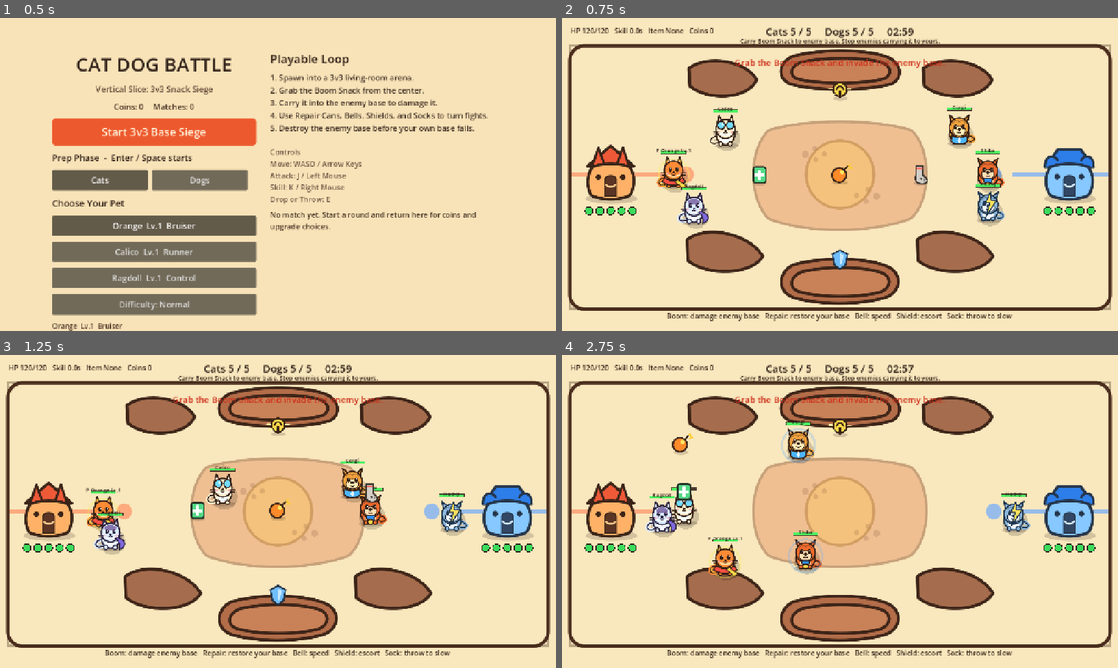
Above: before the commit, frames 1-4 (two rows, left to right).
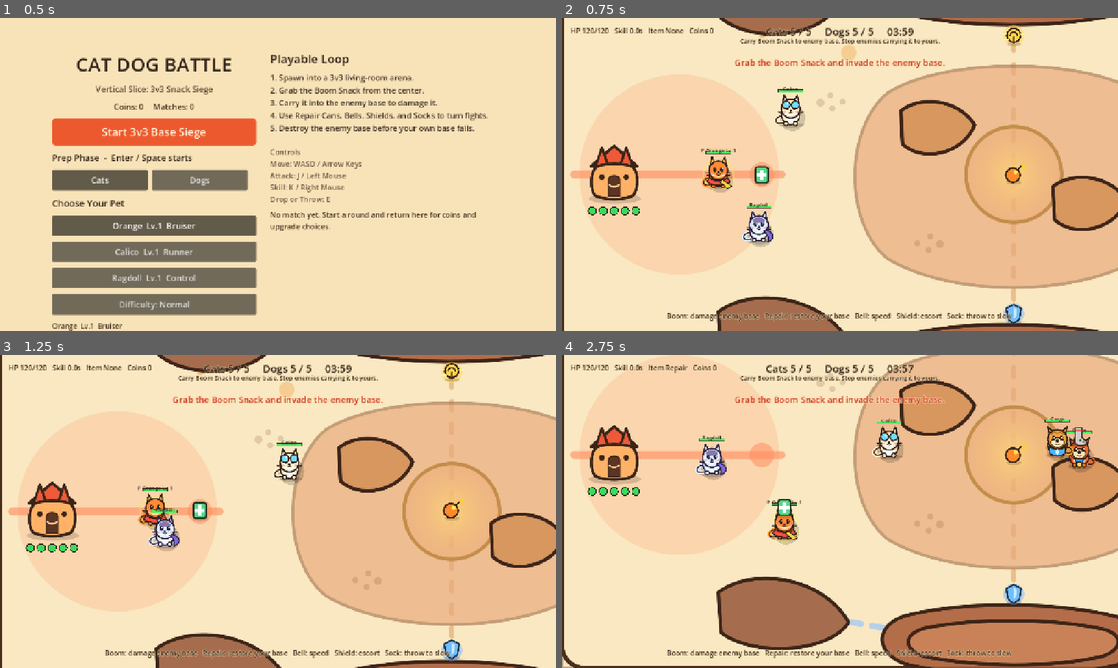
Above: after the commit, the same moments.

Repository: WD-rich/cat_dog_battle
Game: Godot game, scene res://scenes/Main.tscn
Same seed, same stepped clock (60 frames per second), same inputs: the game is played once before the commit and once after it.
Inputs (mouse positions are in pixels of both pictures, inside the frame that each line leads up to):
- Up to frame 1 (0.5 s): no input
- Up to frame 2 (0.75 s): click "Start 3v3 Base Siege" at 0.5 s
- Up to frame 3 (1.25 s): no input
- Up to frame 4 (2.75 s): tap Enter at 1.25 s; move the mouse to (962, 495) at 1.27 s; hold D 1.28-2.03 s; hold Enter 1.28-2.03 s; click (962, 495) at 1.42 s; tap Space at 1.52, 2.27 s; move the mouse to (728, 527) at 2.02 s; hold S from 2.03 s (still down); tap J at 2.1 s

Frame 1 is identical in both runs. In frame 2, 53% of the frame differs, in the area x 0-100%, y 0-100%; in frame 3, 52%; in frame 4, 61%.

Commit message:
Expand arena into a scrolling map

Diff:
--- a/assets/visuals/arena_living_room.svg
+++ b/assets/visuals/arena_living_room.svg
@@ -1,39 +1,65 @@
 <?xml version="1.0" encoding="UTF-8"?>
-<svg xmlns="http://www.w3.org/2000/svg" width="1280" height="720" viewBox="0 0 1280 720">
+<svg xmlns="http://www.w3.org/2000/svg" width="2200" height="1240" viewBox="0 0 2200 1240">
   <defs>
-    <pattern id="floor" width="84" height="84" patternUnits="userSpaceOnUse">
-      <rect width="84" height="84" fill="#f8e3b5"/>
-      <path d="M0 84 L84 0" stroke="#e6c98f" stroke-width="2" opacity=".35"/>
+    <pattern id="floor" width="96" height="96" patternUnits="userSpaceOnUse">
+      <rect width="96" height="96" fill="#f8e3b5"/>
+      <path d="M0 96 L96 0" stroke="#e3c48a" stroke-width="2" opacity=".32"/>
+      <path d="M48 0 V96" stroke="#efd59e" stroke-width="1" opacity=".35"/>
     </pattern>
+    <radialGradient id="centerGlow" cx="50%" cy="50%" r="58%">
+      <stop offset="0%" stop-color="#ffd878" stop-opacity=".9"/>
+      <stop offset="100%" stop-color="#eaa06f" stop-opacity=".35"/>
+    </radialGradient>
   </defs>
-  <rect width="1280" height="720" fill="#f9e7bd"/>
-  <rect x="18" y="64" width="1244" height="606" rx="34" fill="url(#floor)" stroke="#4b2d1d" stroke-width="8"/>
-  <path d="M476 258 C560 232 720 232 804 258 C852 300 850 424 802 462 C710 496 564 496 476 462 C430 418 428 304 476 258Z" fill="#e9a778" opacity=".62" stroke="#a87751" stroke-width="6"/>
-  <circle cx="640" cy="360" r="78" fill="#f8c56f" opacity=".58" stroke="#bd8740" stroke-width="6"/>
-  <g stroke="#3d2418" stroke-width="7" stroke-linejoin="round">
-    <path d="M532 88 C600 70 706 72 752 91 C780 104 787 136 760 151 C702 169 574 168 524 151 C493 137 500 100 532 88Z" fill="#b36d49"/>
-    <path d="M550 102 C608 89 698 90 738 103 C758 111 761 132 740 140 C688 153 594 153 542 140 C521 132 526 111 550 102Z" fill="#c98258"/>
-    <path d="M532 568 C602 548 706 551 752 573 C782 589 782 624 750 641 C688 662 586 660 530 642 C494 626 498 585 532 568Z" fill="#b36d49"/>
-    <path d="M552 584 C610 570 696 572 736 586 C760 596 758 620 734 630 C684 644 596 644 544 629 C520 619 526 594 552 584Z" fill="#c98258"/>
-    <path d="M292 116 C334 84 424 98 448 142 C428 188 334 191 294 156Z" fill="#a56d4d"/>
-    <path d="M832 116 C876 84 966 98 990 142 C970 188 876 191 834 156Z" fill="#a56d4d"/>
-    <path d="M288 510 C330 476 430 494 462 548 C438 592 332 594 290 558Z" fill="#a56d4d"/>
-    <path d="M818 510 C860 476 960 494 992 548 C968 592 862 594 820 558Z" fill="#a56d4d"/>
+
+  <rect width="2200" height="1240" fill="#f9e8c1"/>
+  <rect x="60" y="110" width="2080" height="1000" rx="52" fill="url(#floor)" stroke="#4b2d1d" stroke-width="10"/>
+
+  <g opacity=".62" fill="none" stroke-linecap="round">
+    <path d="M88 620 H565" stroke="#ff8e61" stroke-width="18"/>
+    <path d="M1635 620 H2112" stroke="#69a8ff" stroke-width="18"/>
+    <path d="M520 300 C780 170 1420 170 1680 300" stroke="#f4b65f" stroke-width="14" stroke-dasharray="38 26"/>
+    <path d="M520 940 C780 1070 1420 1070 1680 940" stroke="#8ec2ff" stroke-width="14" stroke-dasharray="38 26"/>
+    <path d="M1100 210 V1030" stroke="#e0a66b" stroke-width="10" stroke-dasharray="22 30"/>
   </g>
-  <g opacity=".68">
-    <path d="M22 360 H244" stroke="#ff8e61" stroke-width="10"/>
-    <path d="M1036 360 H1258" stroke="#69a8ff" stroke-width="10"/>
-    <circle cx="286" cy="360" r="18" fill="#ff8e61"/>
-    <circle cx="994" cy="360" r="18" fill="#69a8ff"/>
+
+  <g opacity=".20">
+    <circle cx="330" cy="620" r="230" fill="#ff8e61"/>
+    <circle cx="1870" cy="620" r="230" fill="#69a8ff"/>
   </g>
+
+  <path d="M810 432 C940 350 1260 350 1390 432 C1490 514 1488 732 1388 814 C1240 902 958 902 810 814 C708 732 710 514 810 432Z" fill="#e9a778" opacity=".66" stroke="#a87751" stroke-width="7"/>
+  <circle cx="1100" cy="620" r="110" fill="url(#centerGlow)" stroke="#bd8740" stroke-width="8" opacity=".88"/>
+
+  <g stroke="#3d2418" stroke-width="8" stroke-linejoin="round">
+    <path d="M852 142 C990 108 1216 110 1344 146 C1408 166 1418 220 1358 247 C1210 286 976 284 842 248 C780 224 786 164 852 142Z" fill="#b36d49"/>
+    <path d="M890 166 C1018 142 1196 144 1310 168 C1354 180 1356 213 1310 228 C1186 255 1018 255 892 228 C846 212 846 180 890 166Z" fill="#c98258"/>
+
+    <path d="M850 990 C990 954 1216 958 1348 995 C1416 1015 1416 1072 1348 1100 C1214 1137 984 1135 848 1100 C778 1073 782 1011 850 990Z" fill="#b36d49"/>
+    <path d="M896 1018 C1018 994 1190 996 1304 1020 C1354 1032 1352 1068 1302 1084 C1184 1110 1018 1108 896 1084 C844 1068 844 1032 896 1018Z" fill="#c98258"/>
+
+    <path d="M420 184 C496 126 638 146 690 236 C646 306 498 318 426 260Z" fill="#a56d4d"/>
+    <path d="M1510 184 C1588 126 1730 146 1780 236 C1738 306 1588 318 1516 260Z" fill="#a56d4d"/>
+    <path d="M420 936 C500 876 660 900 720 1005 C672 1078 496 1084 426 1028Z" fill="#a56d4d"/>
+    <path d="M1480 936 C1560 876 1720 900 1780 1005 C1732 1078 1556 1084 1486 1028Z" fill="#a56d4d"/>
+
+    <path d="M840 474 C884 438 972 446 1010 506 C984 572 892 594 844 550Z" fill="#d7975f"/>
+    <path d="M1190 648 C1234 612 1322 620 1360 680 C1334 746 1242 768 1194 724Z" fill="#d7975f"/>
+  </g>
+
   <g fill="#8a5a3b" opacity=".22">
-    <circle cx="560" cy="314" r="8"/>
-    <circle cx="582" cy="300" r="6"/>
-    <circle cx="584" cy="326" r="6"/>
-    <circle cx="604" cy="313" r="6"/>
-    <circle cx="724" cy="410" r="8"/>
-    <circle cx="704" cy="394" r="6"/>
-    <circle cx="700" cy="422" r="6"/>
-    <circle cx="678" cy="408" r="6"/>
+    <circle cx="655" cy="455" r="9"/><circle cx="678" cy="438" r="7"/><circle cx="682" cy="468" r="7"/><circle cx="706" cy="453" r="7"/>
+    <circle cx="930" cy="780" r="9"/><circle cx="908" cy="762" r="7"/><circle cx="904" cy="794" r="7"/><circle cx="878" cy="778" r="7"/>
+    <circle cx="1450" cy="470" r="9"/><circle cx="1426" cy="452" r="7"/><circle cx="1422" cy="484" r="7"/><circle cx="1396" cy="468" r="7"/>
+    <circle cx="1568" cy="810" r="9"/><circle cx="1590" cy="792" r="7"/><circle cx="1594" cy="824" r="7"/><circle cx="1620" cy="808" r="7"/>
+  </g>
+
+  <g opacity=".55">
+    <circle cx="520" cy="620" r="28" fill="#ff8e61"/>
+    <circle cx="1680" cy="620" r="28" fill="#69a8ff"/>
+    <circle cx="1100" cy="300" r="24" fill="#ffd85a"/>
+    <circle cx="1100" cy="940" r="24" fill="#7db7ff"/>
+    <circle cx="720" cy="340" r="18" fill="#f2b66d"/>
+    <circle cx="1480" cy="900" r="18" fill="#f2b66d"/>
   </g>
 </svg>
--- a/scripts/Battle.gd
+++ b/scripts/Battle.gd
@@ -6,37 +6,44 @@
 const GameDataScript := preload("res://scripts/GameData.gd")
 const ARENA_TEXTURE := preload("res://assets/visuals/arena_living_room.svg")
 
-const MAP_RECT := Rect2(18, 64, 1244, 606)
-const CAT_BASE_POS := Vector2(112, 360)
-const DOG_BASE_POS := Vector2(1168, 360)
+const WORLD_SIZE := Vector2(2200, 1240)
+const MAP_RECT := Rect2(60, 110, 2080, 1000)
+const CENTER_POS := Vector2(1100, 620)
+const CAT_BASE_POS := Vector2(180, 620)
+const DOG_BASE_POS := Vector2(2020, 620)
 
 var pets: Array = []
 var items: Array = []
 var bases := {}
 var obstacle_rects: Array[Rect2] = []
 var aux_spawn_points := [
-	Vector2(640, 165),
-	Vector2(640, 555),
-	Vector2(330, 205),
-	Vector2(950, 205),
-	Vector2(330, 515),
-	Vector2(950, 515),
-	Vector2(455, 360),
-	Vector2(825, 360),
+	Vector2(1100, 300),
+	Vector2(1100, 940),
+	Vector2(720, 340),
+	Vector2(1480, 340),
+	Vector2(720, 900),
+	Vector2(1480, 900),
+	Vector2(520, 620),
+	Vector2(1680, 620),
+	Vector2(920, 500),
+	Vector2(1280, 740),
+	Vector2(360, 330),
+	Vector2(1840, 910),
 ]
 
 var player_pet: Node = null
 var player_team := "cat"
 var enemy_team := "dog"
 var match_over := false
-var match_time_limit := 180.0
-var match_time_left := 180.0
+var match_time_limit := 240.0
+var match_time_left := 240.0
 var boom_respawn_timer := 0.0
 var aux_spawn_timer := 4.0
 var elapsed := 0.0
 var last_event := ""
 var event_timer := 0.0
 var rng := RandomNumberGenerator.new()
+var camera: Camera2D
 
 var hud_layer: CanvasLayer
 var score_label: Label
@@ -66,12 +73,13 @@
 	_create_map()
 	_create_bases()
 	_create_pets()
+	_create_camera()
 	_create_hud()
-	_spawn_item("boom", Vector2(640, 360))
-	_spawn_item("repair", Vector2(455, 360))
-	_spawn_item("shield", Vector2(640, 555))
-	_spawn_item("speed", Vector2(640, 165))
-	_spawn_item("sock", Vector2(825, 360))
+	_spawn_item("boom", CENTER_POS)
+	_spawn_item("repair", Vector2(520, 620))
+	_spawn_item("shield", Vector2(1100, 940))
+	_spawn_item("speed", Vector2(1100, 300))
+	_spawn_item("sock", Vector2(1680, 620))
 	_show_event("Grab the Boom Snack and invade the enemy base.")
 	update_hud()
 
@@ -90,6 +98,7 @@
 		_finish_by_time()
 		return
 	_handle_player_input()
+	_update_camera(delta)
 	for pet in pets:
 		if pet != player_pet:
 			_drive_ai(pet, delta)
@@ -105,16 +114,16 @@
 
 func _draw() -> void:
 	if ARENA_TEXTURE != null:
-		draw_texture_rect(ARENA_TEXTURE, Rect2(Vector2.ZERO, Vector2(1280, 720)), false)
+		draw_texture_rect(ARENA_TEXTURE, Rect2(Vector2.ZERO, WORLD_SIZE), false)
 		draw_rect(MAP_RECT, Color(0.26, 0.17, 0.11, 0.35), false, 5.0)
 	else:
-		_draw_filled_rect(Rect2(Vector2.ZERO, Vector2(1280, 720)), Color(0.99, 0.93, 0.78))
+		_draw_filled_rect(Rect2(Vector2.ZERO, WORLD_SIZE), Color(0.99, 0.93, 0.78))
 		_draw_filled_rect(MAP_RECT, Color(0.94, 0.84, 0.65))
 		draw_rect(MAP_RECT, Color(0.26, 0.17, 0.11), false, 5.0)
-		_draw_filled_rect(Rect2(Vector2(438, 242), Vector2(404, 236)), Color(0.86, 0.58, 0.45, 0.46))
-		draw_rect(Rect2(Vector2(438, 242), Vector2(404, 236)), Color(0.51, 0.30, 0.22), false, 3.0)
-		draw_circle(Vector2(640, 360), 56, Color(1.0, 0.82, 0.32, 0.22))
-		draw_circle(Vector2(640, 360), 56, Color(0.63, 0.43, 0.14, 0.55), false, 3.0)
+		_draw_filled_rect(Rect2(Vector2(820, 440), Vector2(560, 360)), Color(0.86, 0.58, 0.45, 0.46))
+		draw_rect(Rect2(Vector2(820, 440), Vector2(560, 360)), Color(0.51, 0.30, 0.22), false, 3.0)
+		draw_circle(CENTER_POS, 80, Color(1.0, 0.82, 0.32, 0.22))
+		draw_circle(CENTER_POS, 80, Color(0.63, 0.43, 0.14, 0.55), false, 3.0)
 
 		for rect in obstacle_rects:
 			_draw_filled_rect(rect, Color(0.64, 0.40, 0.28))
@@ -124,12 +133,14 @@
 
 func _create_map() -> void:
 	obstacle_rects = [
-		Rect2(Vector2(286, 112), Vector2(168, 76)),
-		Rect2(Vector2(826, 112), Vector2(168, 76)),
-		Rect2(Vector2(286, 504), Vector2(176, 82)),
-		Rect2(Vector2(818, 504), Vector2(176, 82)),
-		Rect2(Vector2(502, 92), Vector2(276, 58)),
-		Rect2(Vector2(505, 578), Vector2(270, 56)),
+		Rect2(Vector2(420, 180), Vector2(270, 120)),
+		Rect2(Vector2(1510, 180), Vector2(270, 120)),
+		Rect2(Vector2(420, 935), Vector2(300, 130)),
+		Rect2(Vector2(1480, 935), Vector2(300, 130)),
+		Rect2(Vector2(820, 145), Vector2(560, 105)),
+		Rect2(Vector2(820, 990), Vector2(560, 105)),
+		Rect2(Vector2(840, 470), Vector2(170, 125)),
+		Rect2(Vector2(1190, 645), Vector2(170, 125)),
 	]
 
 	for rect in obstacle_rects:
@@ -161,8 +172,8 @@
 func _create_pets() -> void:
 	var cat_keys := _team_lineup("cat")
 	var dog_keys := _team_lineup("dog")
-	_create_team("cat", cat_keys, CAT_BASE_POS + Vector2(145, 0))
-	_create_team("dog", dog_keys, DOG_BASE_POS + Vector2(-145, 0))
+	_create_team("cat", cat_keys, CAT_BASE_POS + Vector2(240, 0))
+	_create_team("dog", dog_keys, DOG_BASE_POS + Vector2(-240, 0))
 
 
 func _team_lineup(team: String) -> Array:
@@ -177,7 +188,7 @@
 
 func _create_team(team: String, keys: Array, center: Vector2) -> void:
 	var roles := ["striker", "escort", "defender"]
-	var offsets := [Vector2.ZERO, Vector2(74, -112), Vector2(74, 112)] if team == "cat" else [Vector2.ZERO, Vector2(-74, -112), Vector2(-74, 112)]
+	var offsets := [Vector2.ZERO, Vector2(120, -155), Vector2(120, 155)] if team == "cat" else [Vector2.ZERO, Vector2(-120, -155), Vector2(-120, 155)]
 	for i in range(keys.size()):
 		var pet := PetScript.new()
 		var controlled := team == player_team and i == 0
@@ -193,6 +204,25 @@
 			player_pet = pet
 
 
+func _create_camera() -> void:
+	camera = Camera2D.new()
+	camera.enabled = true
+	camera.limit_left = int(MAP_RECT.position.x)
+	camera.limit_top = int(MAP_RECT.position.y)
+	camera.limit_right = int(MAP_RECT.end.x)
+	camera.limit_bottom = int(MAP_RECT.end.y)
+	camera.position = player_pet.global_position if player_pet != null else CENTER_POS
+	add_child(camera)
+	camera.make_current()
+
+
+func _update_camera(delta: float) -> void:
+	if camera == null or player_pet == null:
+		return
+	var follow_speed = min(1.0, delta * 7.0)
+	camera.global_position = camera.global_position.lerp(player_pet.global_position, follow_speed)
+
+
 func _create_hud() -> void:
 	hud_layer = CanvasLayer.new()
 	add_child(hud_layer)
@@ -203,6 +233,8 @@
 	score_label.horizontal_alignment = HORIZONTAL_ALIGNMENT_CENTER
 	score_label.add_theme_font_size_override("font_size", 24)
 	score_label.add_theme_color_override("font_color", Color(0.15, 0.09, 0.06))
+	score_label.add_theme_color_override("font_outline_color", Color(0.99, 0.91, 0.72, 0.86))
+	score_label.add_theme_constant_override("outline_size", 4)
 	hud_layer.add_child(score_label)
 
 	status_label = Label.new()
@@ -211,6 +243,8 @@
 	status_label.horizontal_alignment = HORIZONTAL_ALIGNMENT_CENTER
 	status_label.add_theme_font_size_override("font_size", 16)
 	status_label.add_theme_color_override("font_color", Color(0.21, 0.14, 0.10))
+	status_label.add_theme_color_override("font_outline_color", Color(0.99, 0.91, 0.72, 0.86))
+	status_label.add_theme_constant_override("outline_size", 4)
 	hud_layer.add_child(status_label)
 
 	cooldown_label = Label.new()
@@ -218,6 +252,8 @@
 	cooldown_label.size = Vector2(390, 28)
 	cooldown_label.add_theme_font_size_override("font_size", 16)
 	cooldown_label.add_theme_color_override("font_color", Color(0.20, 0.13, 0.09))
+	cooldown_label.add_theme_color_override("font_outline_color", Color(0.99, 0.91, 0.72, 0.86))
+	cooldown_label.add_theme_constant_override("outline_size", 4)
 	hud_layer.add_child(cooldown_label)
 
 	objective_label = Label.new()
@@ -226,6 +262,8 @@
 	objective_label.horizontal_alignment = HORIZONTAL_ALIGNMENT_CENTER
 	objective_label.add_theme_font_size_override("font_size", 14)
 	objective_label.add_theme_color_override("font_color", Color(0.20, 0.13, 0.09))
+	objective_label.add_theme_color_override("font_outline_color", Color(0.99, 0.91, 0.72, 0.86))
+	objective_label.add_theme_constant_override("outline_size", 4)
 	hud_layer.add_child(objective_label)
 
 	event_label = Label.new()
@@ -234,6 +272,8 @@
 	event_label.horizontal_alignment = HORIZONTAL_ALIGNMENT_CENTER
 	event_label.add_theme_font_size_override("font_size", 20)
 	event_label.add_theme_color_override("font_color", Color(0.80, 0.18, 0.10))
+	event_label.add_theme_color_override("font_outline_color", Color(0.99, 0.91, 0.72, 0.92))
+	event_label.add_theme_constant_override("outline_size", 5)
 	hud_layer.add_child(event_label)
 
 	_create_touch_controls()
@@ -323,7 +363,7 @@
 	var enemy_carrier := _find_enemy_carrier(pet.team)
 	if enemy_carrier != null:
 		var danger_distance = enemy_carrier.global_position.distance_to(bases[pet.team].global_position)
-		if pet.role == "defender" or danger_distance < 470.0:
+		if pet.role == "defender" or danger_distance < 700.0:
 			return enemy_carrier.global_position
 
 	var allied_carrier := _find_allied_carrier(pet.team)
@@ -334,7 +374,7 @@
 		var repair := _closest_free_item(bases[pet.team].global_position, ["repair"])
 		if bases[pet.team].durability <= 3 and repair != null:
 			return repair.global_position
-		return bases[pet.team].global_position + Vector2(115, 0) * (1 if pet.team == "cat" else -1)
+		return bases[pet.team].global_position + Vector2(220, 0) * (1 if pet.team == "cat" else -1)
 
 	var boom := _closest_free_item(pet.global_position, ["boom"])
 	if boom != null:
@@ -347,7 +387,7 @@
 	var nearest_enemy := _nearest_enemy_pet(pet.global_position, pet.team, 9999.0)
 	if nearest_enemy != null:
 		return nearest_enemy.global_position
-	return Vector2(640, 360)
+	return CENTER_POS
 
 
 func _should_ai_skill(pet: Node, enemy: Node) -> bool:
@@ -460,8 +500,8 @@
 func _tick_spawners(delta: float) -> void:
 	if boom_respawn_timer > 0.0:
 		boom_respawn_timer -= delta
-		if boom_respawn_timer <= 0.0 and _closest_free_item(Vector2(640, 360), ["boom"]) == null and _find_item_any("boom") == null:
-			_spawn_item("boom", Vector2(640, 360))
+		if boom_respawn_timer <= 0.0 and _closest_free_item(CENTER_POS, ["boom"]) == null and _find_item_any("boom") == null:
+			_spawn_item("boom", CENTER_POS)
 			_show_event("Boom Snack respawned in the center.")
 
 	aux_spawn_timer -= delta
